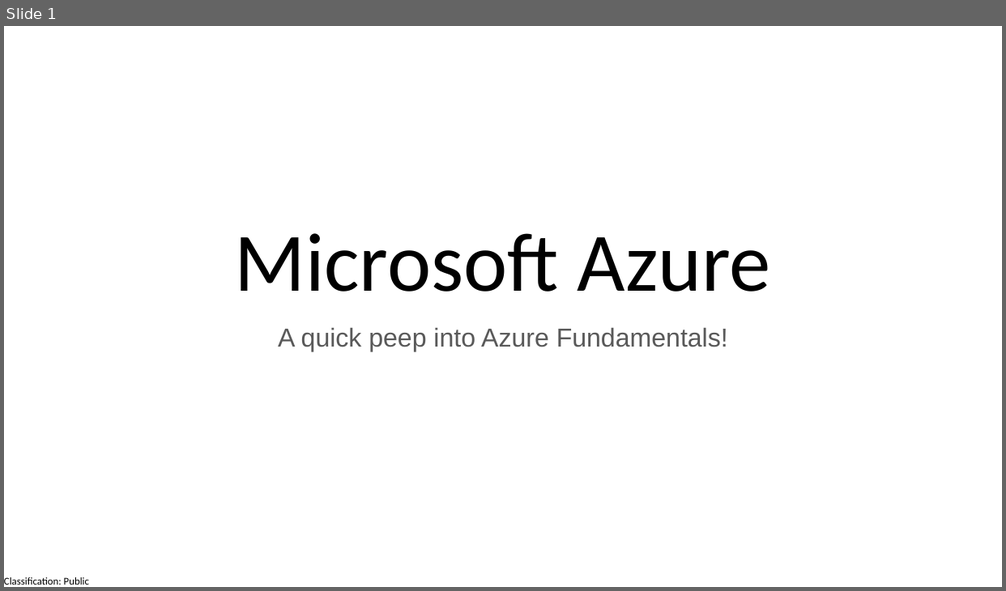
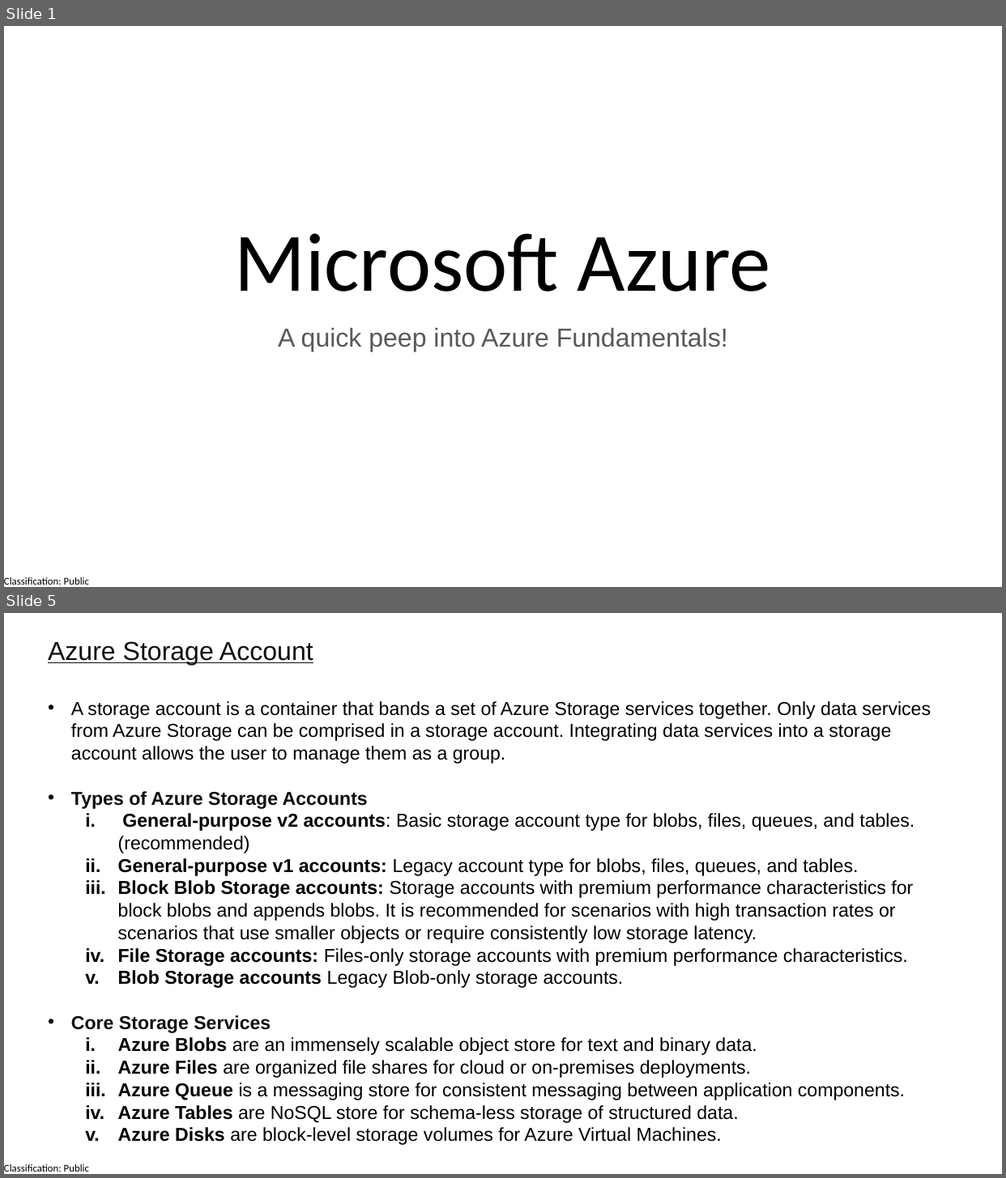
Before and after one commit to manaswiniray/Maersk.Azure.Practice, a slide deck: Microsoft Azure.pptx. Shown one above the other, each under a label of ours: slide 1 before the commit, slides 1 and 5 after it; the slides between them are not shown. The pictures are 1006x591 and 1006x1178 pixels, drawn with LibreOffice and Linux fonts; fonts in the diff are those of the drawing. Boxes give left, top, right and bottom in pixels: in the first picture for what was removed or moved away, otherwise in the second. Text is boxed around its words. In the diff, an @@ line names an element or a change of style, - is before the commit and + after.

```diff
--- a/Microsoft Azure.pptx
+++ b/Microsoft Azure.pptx
@@ slide 5 added at (4, 613, 1002, 1174), background #FFFFFF; not listed: 1 template element that a slide beside it also shows @@
@@ text added at (48, 641, 931, 1145), 18 pt, text #000000 @@
+Azure Storage Account
+• A storage account is a container that bands a set of Azure Storage services together. Only data services from Azure Storage can be comprised in a storage account. Integrating data services into a storage account allows the user to manage them as a group.
+• Types of Azure Storage Accounts
+  i. General-purpose v2 accounts: Basic storage account type for blobs, files, queues, and tables.(recommended)
+  ii. General-purpose v1 accounts: Legacy account type for blobs, files, queues, and tables.
+  iii. Block Blob Storage accounts: Storage accounts with premium performance characteristics for block blobs and appends blobs. It is recommended for scenarios with high transaction rates or scenarios that use smaller objects or require consistently low storage latency.
+  iv. File Storage accounts: Files-only storage accounts with premium performance characteristics.
+  v. Blob Storage accounts Legacy Blob-only storage accounts.
+• Core Storage Services
+  i. Azure Blobs are an immensely scalable object store for text and binary data.
+  ii. Azure Files are organized file shares for cloud or on-premises deployments.
+  iii. Azure Queue is a messaging store for consistent messaging between application components.
+  iv. Azure Tables are NoSQL store for schema-less storage of structured data.
+  v. Azure Disks are block-level storage volumes for Azure Virtual Machines.
```
Also in this commit, not shown: 7 other slides added, 1 slide removed.
